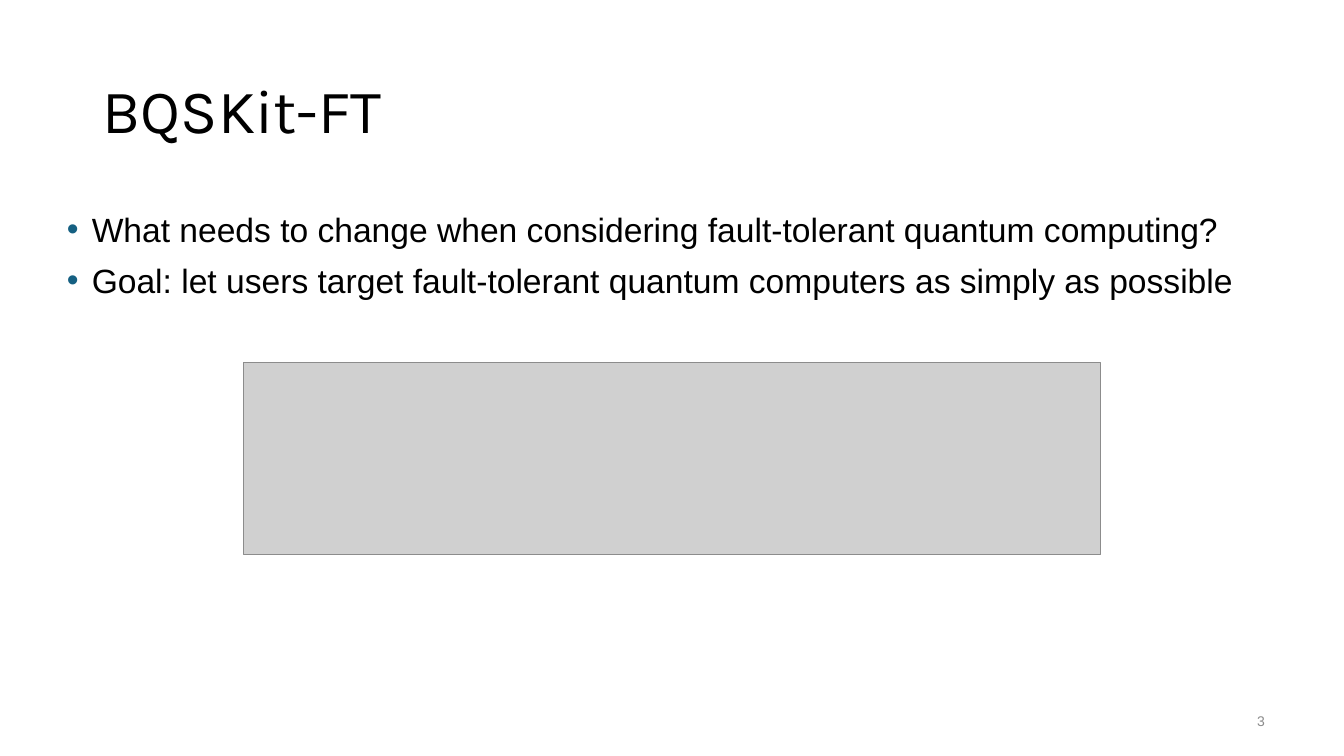
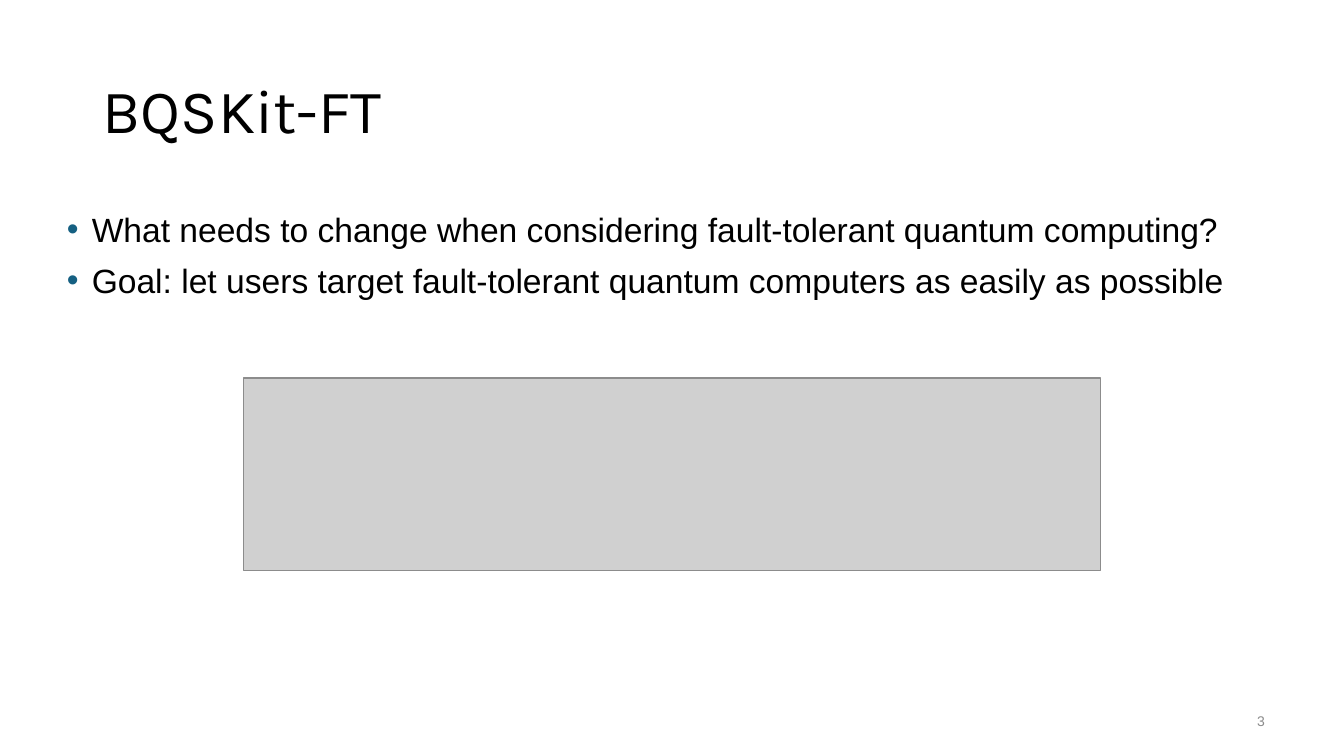
Before and after one commit to BQSKit/bqskit-tutorial, a slide deck: slide 3 of 4_FT_introduction.pptx. Drawn at 1344x756 pixels with LibreOffice and Linux fonts; fonts in the diff are those of the drawing; grey boxes stand for pictures. Boxes give left, top, right and bottom in pixels: in the first picture for what was removed or moved away, otherwise in the second. Text is boxed around its words. In the diff, an @@ line names an element or a change of style, - is before the commit and + after.

Commit message:
FT slides updated

```diff
--- a/4_FT_introduction.pptx
+++ b/4_FT_introduction.pptx
@@ text at <box>92,268,1223,300</box>: text changed @@
-• Goal: let users target fault-tolerant quantum computers as simply as possible
+• Goal: let users target fault-tolerant quantum computers as easily as possible
@@ picture: place and size @@
-picture at <box>244,362,1101,555</box>
+picture at <box>244,378,1101,571</box>
```
Also in this commit, not shown: 6 other slides changed.
